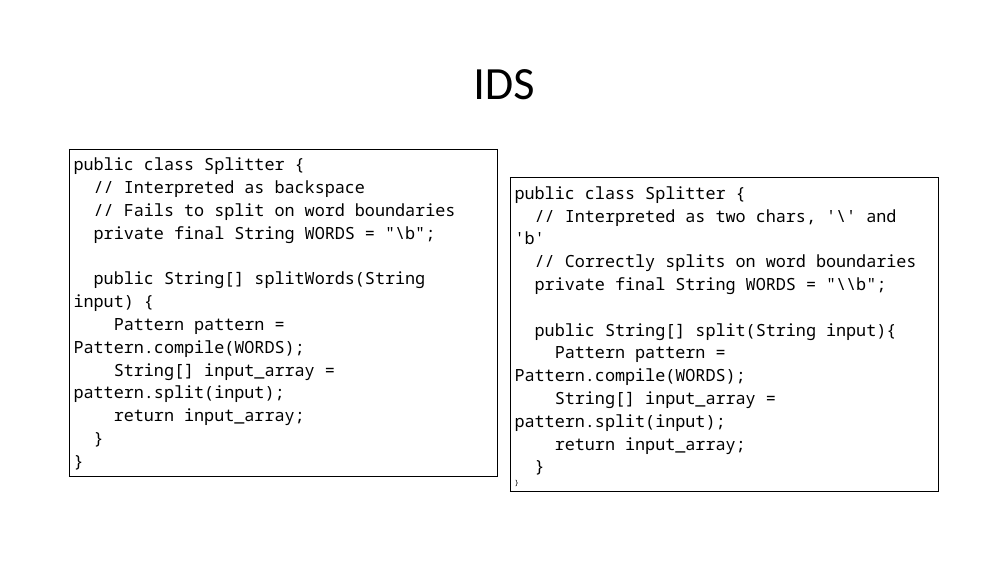
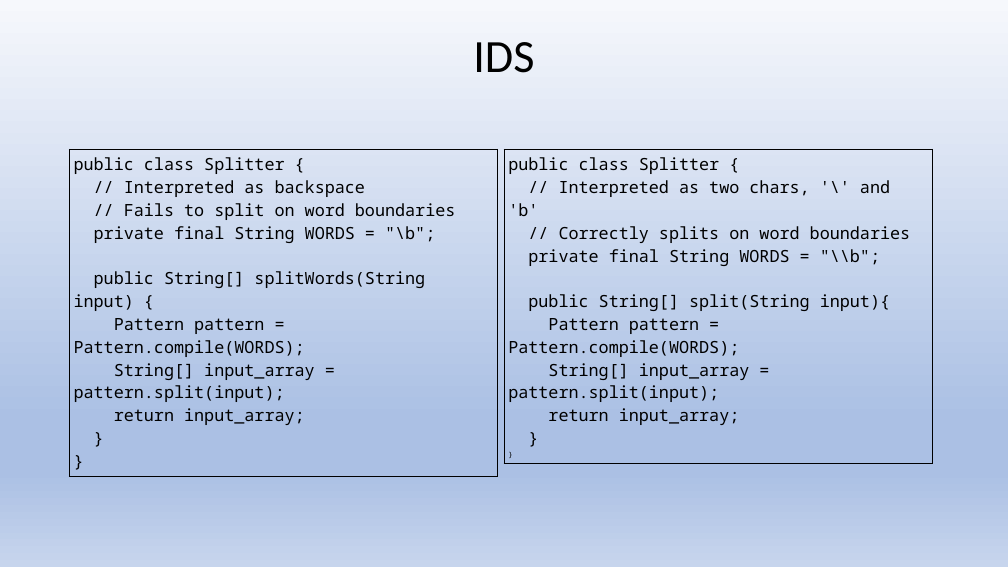
Before and after one commit to stevester94/CSC201_Project, a slide deck: slide 11 of Project2.pptx. Drawn at 1008x567 pixels with LibreOffice and Linux fonts; fonts in the diff are those of the drawing. Boxes give left, top, right and bottom in pixels: in the first picture for what was removed or moved away, otherwise in the second. Text is boxed around its words. In the diff, an @@ line names an element or a change of style, - is before the commit and + after.

```diff
--- a/Project2.pptx
+++ b/Project2.pptx
@@ background #FFFFFF to gradient #F6F8FC to #ABC0E4 to #C7D5ED @@
@@ text "IDS" moved from (x1=473, y1=69, x2=534, y2=100) to (x1=473, y1=42, x2=534, y2=73) @@
@@ table moved from (x1=510, y1=178, x2=939, y2=458) to (x1=504, y1=150, x2=933, y2=429) @@
```
Also in this commit, not shown: 25 other slides changed.
